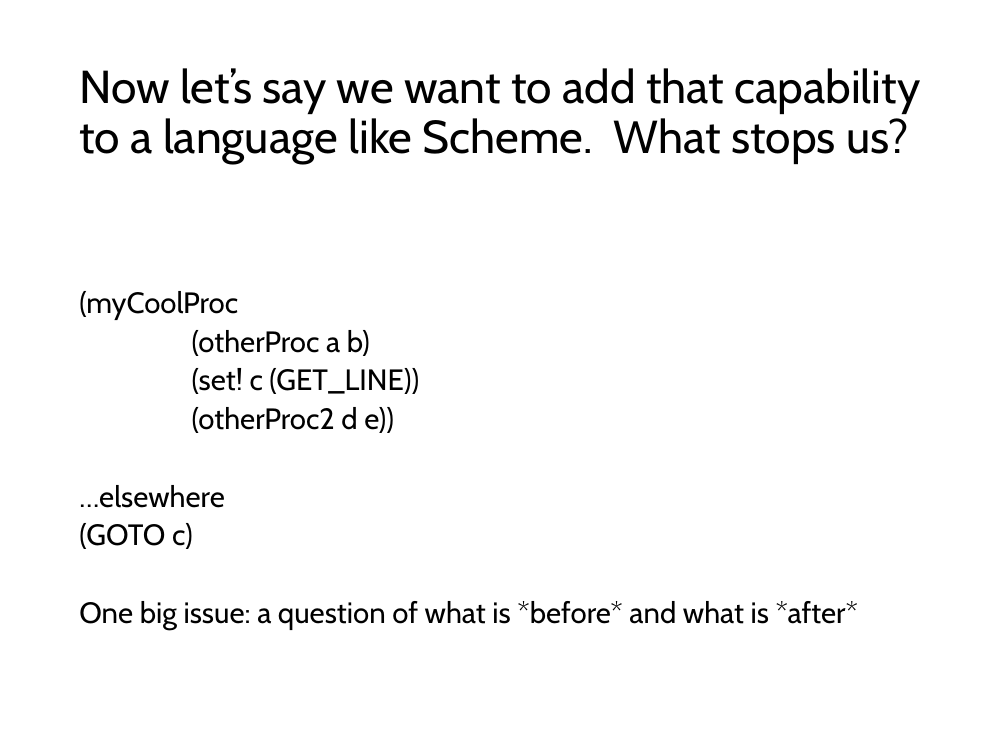
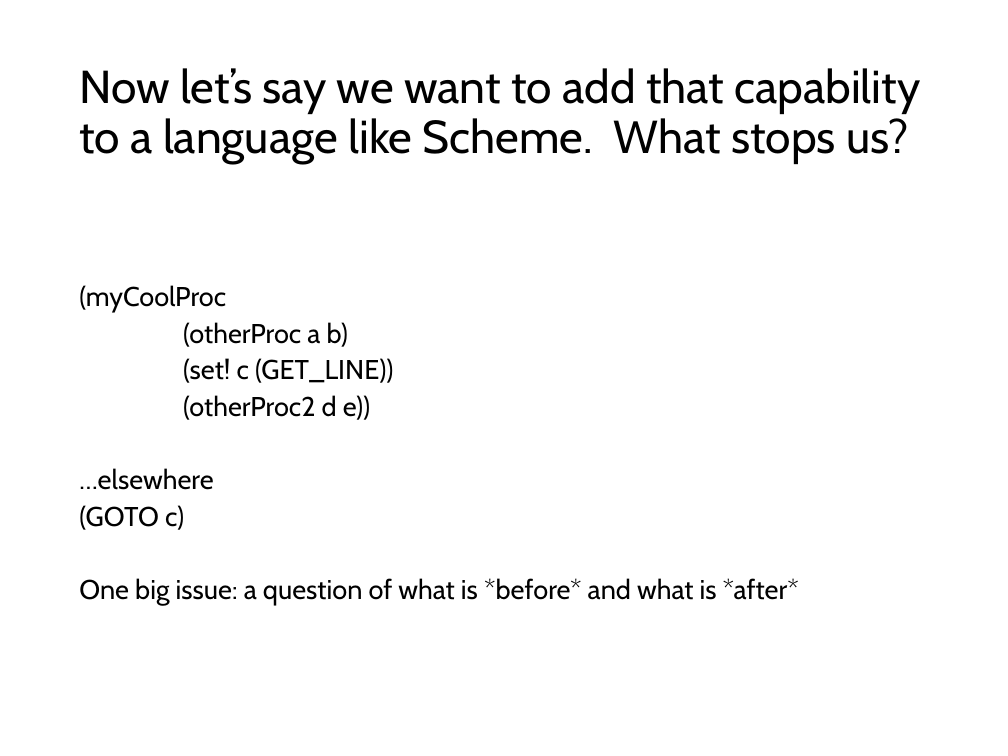
Before and after one commit to RHIT-CSSE/csse304, a slide deck: slide 12 of ClassMaterials/CPSDatatypesInterpreter/CPSInInterperter.pptx. Drawn at 1008x756 pixels with LibreOffice and Linux fonts; fonts in the diff are those of the drawing. Boxes give left, top, right and bottom in pixels: in the first picture for what was removed or moved away, otherwise in the second. Text is boxed around its words. In the diff, an @@ line names an element or a change of style, - is before the commit and + after.

```diff
--- a/ClassMaterials/CPSDatatypesInterpreter/CPSInInterperter.pptx
+++ b/ClassMaterials/CPSDatatypesInterpreter/CPSInInterperter.pptx
@@ text "(myCoolProc" at [79,285,799,605]: size 21 to 19.4 pt @@
```
Also in this commit, not shown: 3 other slides changed.
